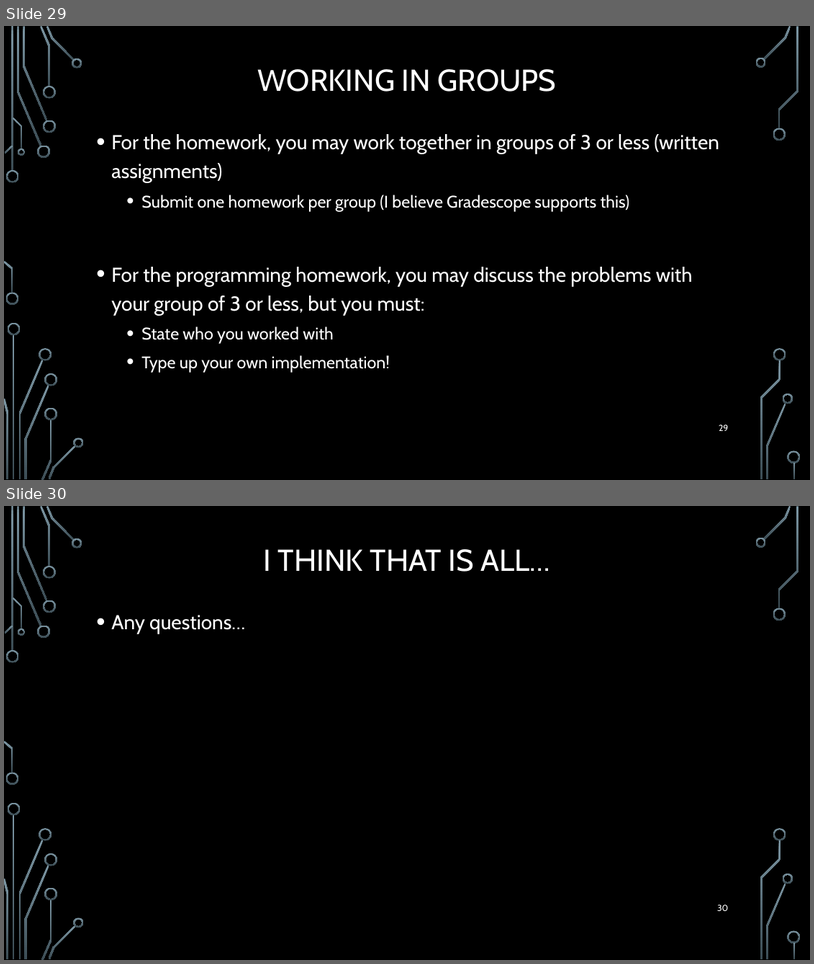
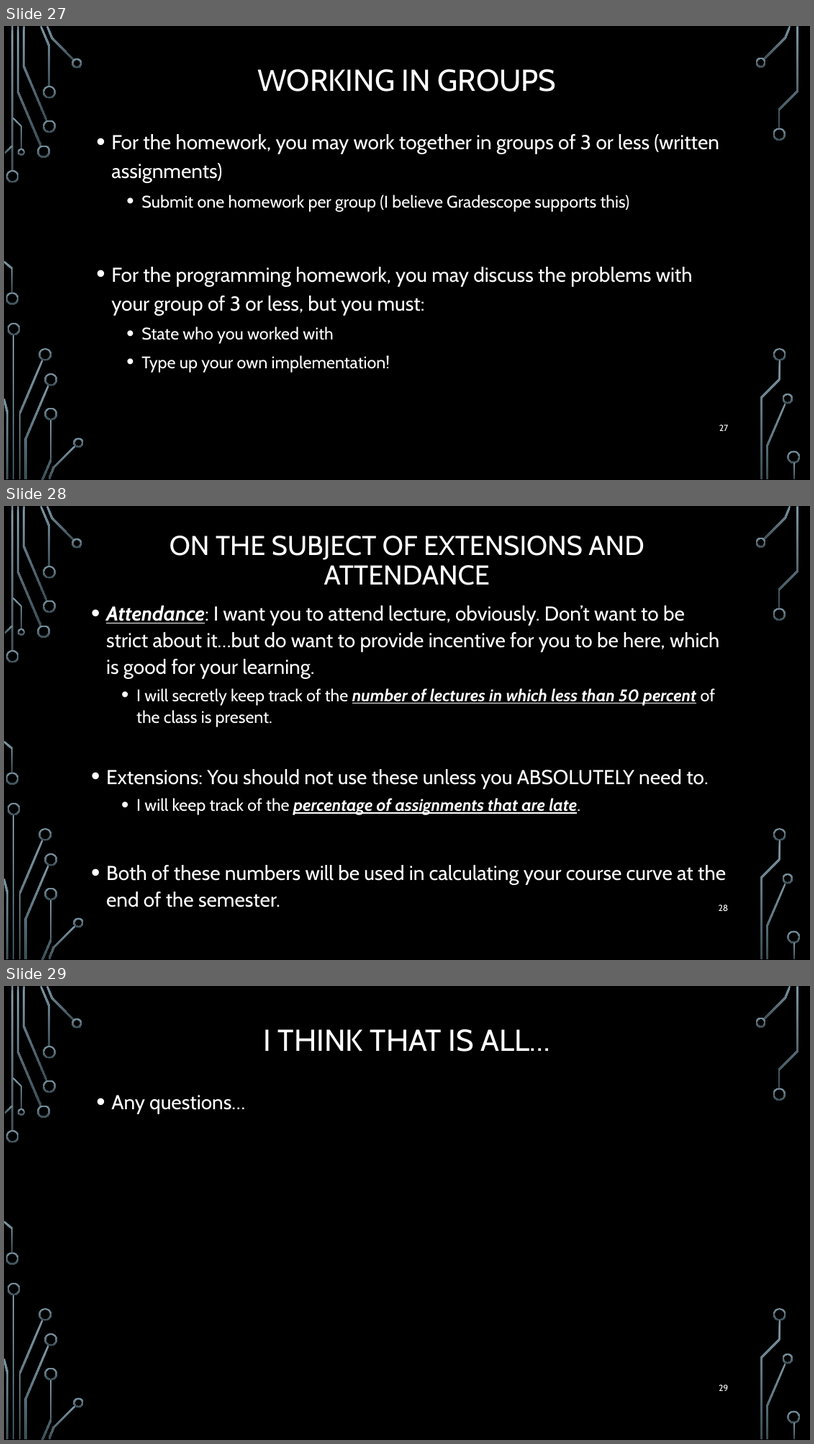
Before and after one commit to markfloryan/dmt2, a slide deck: slides/00-CourseIntroduction.pptx. Shown one above the other, each under a label of ours: slides 29 and 30 before the commit, slides 27, 28 and 29 after it. The pictures are 814x964 and 814x1444 pixels, drawn with LibreOffice and Linux fonts; fonts in the diff are those of the drawing; background and template pictures are left out. Boxes give left, top, right and bottom in pixels: in the first picture for what was removed or moved away, otherwise in the second. Text is boxed around its words. In the diff, an @@ line names an element or a change of style, - is before the commit and + after.

Commit message:
updating some course policies

```diff
--- a/slides/00-CourseIntroduction.pptx
+++ b/slides/00-CourseIntroduction.pptx
@@ slide 28 added at bbox=[4, 506, 810, 960], background picture (left out); not listed: 36 template elements that a slide beside it also shows @@
@@ title added at bbox=[170, 536, 644, 585], 32.4 pt, text #FFFFFF @@
+ON THE SUBJECT OF EXTENSIONS AND ATTENDANCE
@@ text added at bbox=[106, 605, 726, 907], 24 pt, text #FFFFFF @@
+• Attendance: I want you to attend lecture, obviously. Don’t want to be strict about it…but do want to provide incentive for you to be here, which is good for your learning.
+  • I will secretly keep track of the number of lectures in which less than 50 percent of the class is present.
+• Extensions: You should not use these unless you ABSOLUTELY need to.
+  • I will keep track of the percentage of assignments that are late.
+• Both of these numbers will be used in calculating your course curve at the end of the semester.
@@ page number added at bbox=[719, 904, 729, 911], 10.5 pt, text #FFFFFF @@
+28
@@ what was slide 29 is now slide 27 @@
@@ page number at bbox=[720, 424, 728, 431]: text changed @@
-29
+27
@@ what was slide 30 is now slide 29 @@
@@ page number at bbox=[719, 1384, 728, 1391]: text changed @@
-30
+29
```
Also in this commit, not shown: 3 slides changed, 2 slides removed, 8 other files.
